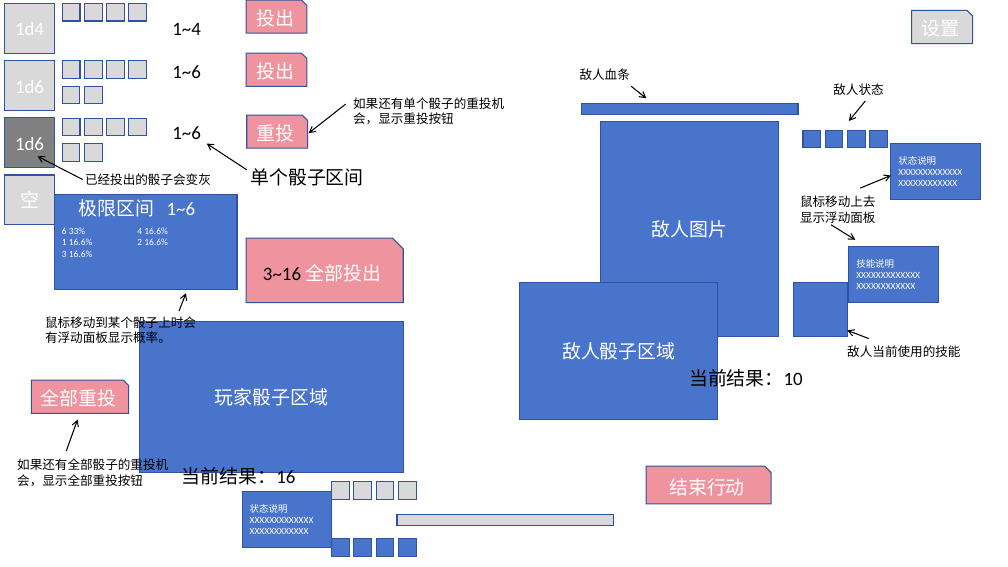
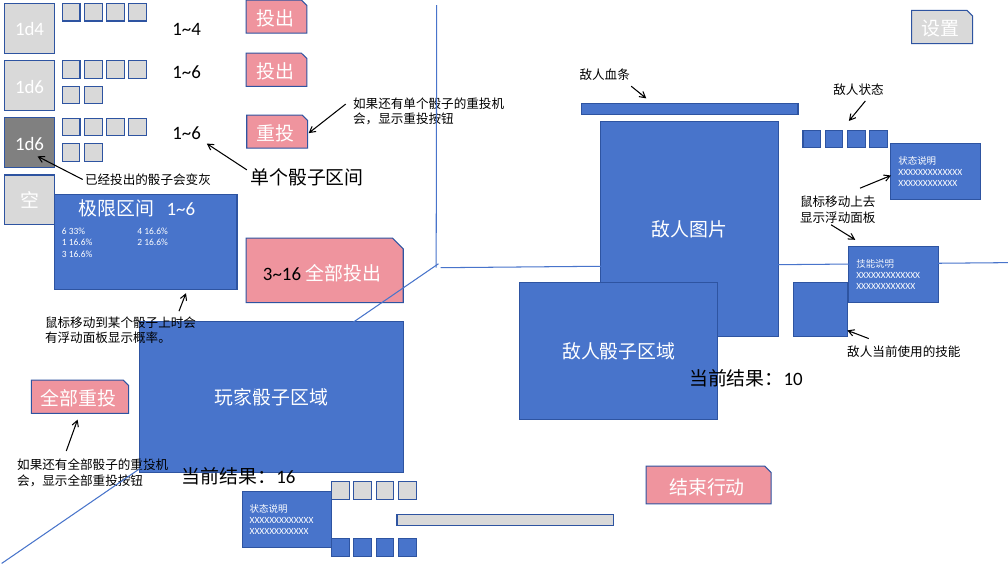
Before and after one commit to Crazyfengyi/DiceWarrior, a slide deck: slide 7 of 策划/UI相关.pptx. Drawn at 1008x567 pixels with LibreOffice and Linux fonts; fonts in the diff are those of the drawing. Boxes give left, top, right and bottom in pixels: in the first picture for what was removed or moved away, otherwise in the second. Text is boxed around its words. In the diff, an @@ line names an element or a change of style, - is before the commit and + after.

```diff
--- a/策划/UI相关.pptx
+++ b/策划/UI相关.pptx
@@ line added from (437, 5) to (436, 268), #4874CB 1 pt @@
@@ line added from (2, 563) to (439, 264), #4874CB 1 pt @@
@@ line added from (1008, 262) to (441, 268), #4874CB 1 pt @@
```
Also in this commit, not shown: 1 other slide changed, 1 other file.
